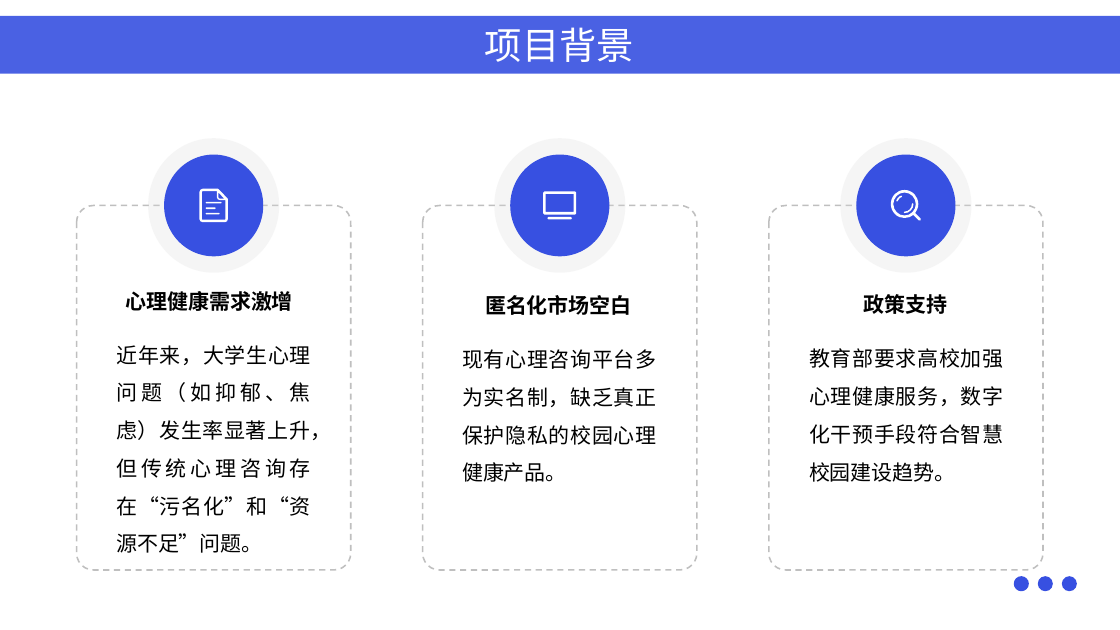
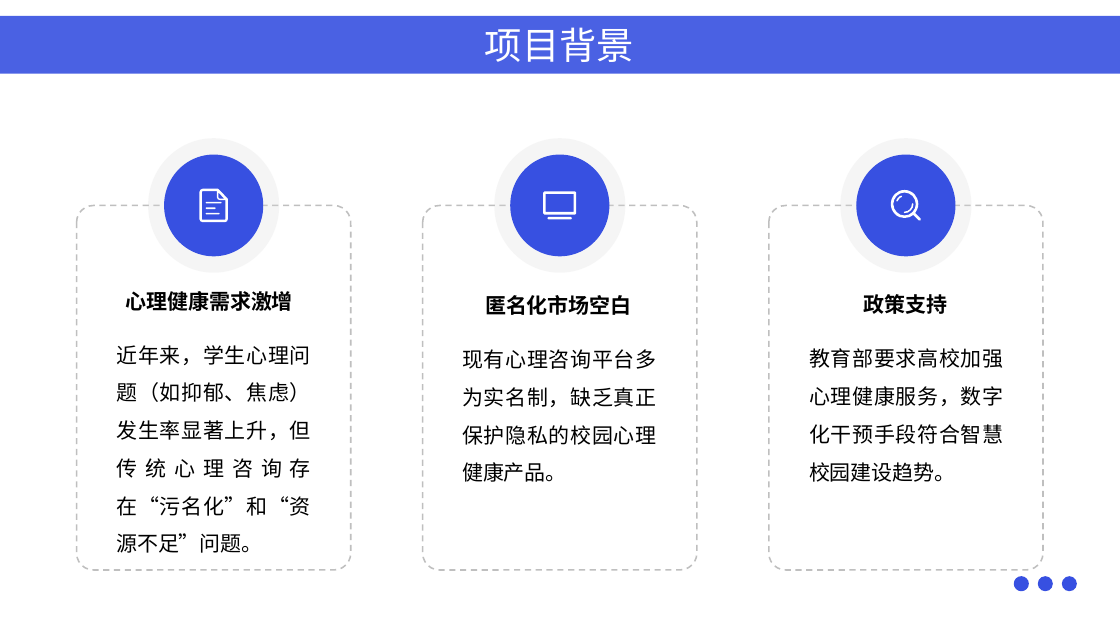
Before and after one commit to sisyphus111/SE2303, a slide deck: slide 4 of 界面原型迭代报告.pptx. Drawn at 1120x630 pixels with LibreOffice and Linux fonts; fonts in the diff are those of the drawing. Boxes give left, top, right and bottom in pixels: in the first picture for what was removed or moved away, otherwise in the second. Text is boxed around its words. In the diff, an @@ line names an element or a change of style, - is before the commit and + after.

```diff
--- a/界面原型迭代报告.pptx
+++ b/界面原型迭代报告.pptx
@@ text at [116, 345, 311, 553]: text changed @@
-近年来，大学生心理问题（如抑郁、焦虑）发生率显著上升，但传统心理咨询存在“污名化”和“资源不足”问题。
+近年来，学生心理问题（如抑郁、焦虑）发生率显著上升，但传统心理咨询存在“污名化”和“资源不足”问题。
```
Also in this commit, not shown: 1 slide added.
